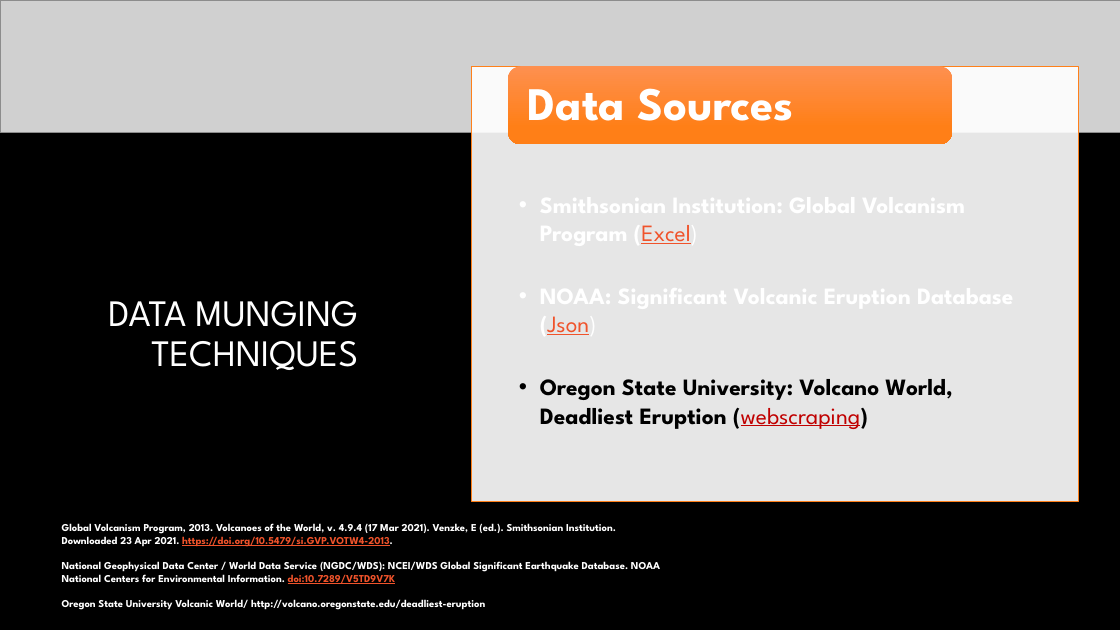
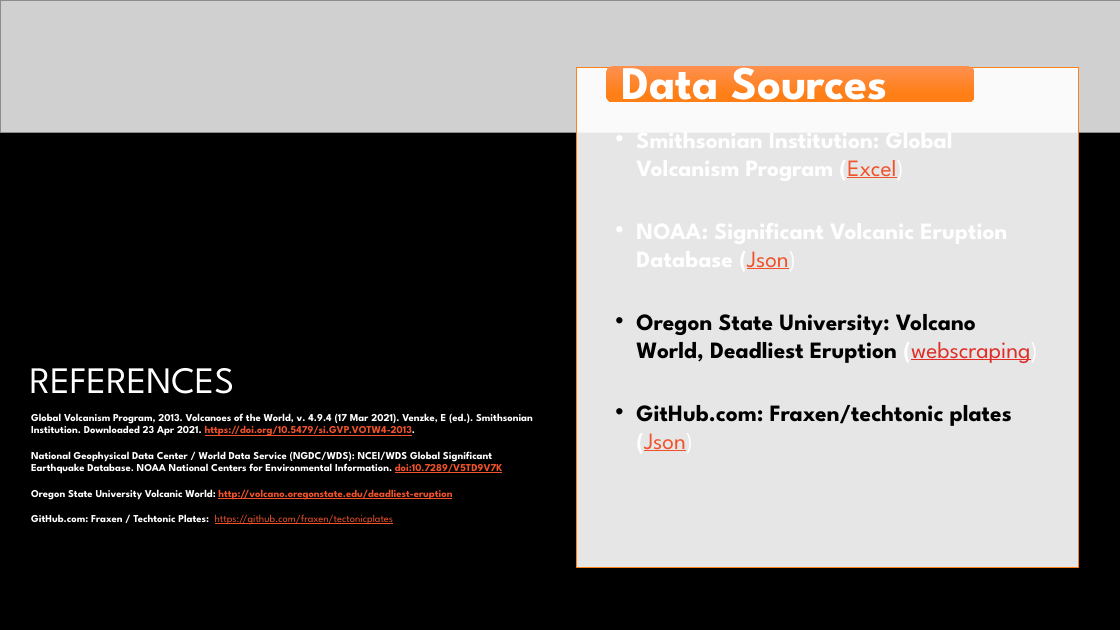
Before and after one commit to ashante112/Project2-Team2, a slide deck: slide 4 of Presentation.pptx. Drawn at 1120x630 pixels with LibreOffice and Linux fonts; fonts in the diff are those of the drawing; grey boxes stand for pictures; background and template pictures are left out. Boxes give left, top, right and bottom in pixels: in the first picture for what was removed or moved away, otherwise in the second. Text is boxed around its words. In the diff, an @@ line names an element or a change of style, - is before the commit and + after.

```diff
--- a/Presentation.pptx
+++ b/Presentation.pptx
@@ text "Data Sources" rewrapped from (x1=528, y1=88, x2=793, y2=121) to (x1=622, y1=52, x2=887, y2=113) @@
@@ text "Smithsonian Institution: Global Volcanism Program ..." moved from (x1=540, y1=225, x2=952, y2=429) to (x1=636, y1=160, x2=1037, y2=451) @@
@@ rectangle resized from (x1=472, y1=66, x2=1079, y2=502) to (x1=576, y1=67, x2=1079, y2=567) @@
@@ rounded rectangle resized from (x1=508, y1=66, x2=953, y2=145) to (x1=607, y1=66, x2=975, y2=103) @@
@@ text at (x1=636, y1=314, x2=1037, y2=363): text colour #000000 to #FFFFFF, text colour #C00000 to #DF2E28, bold off in "(webscraping)" @@
@@ title at (x1=30, y1=368, x2=234, y2=394): text changed @@
-DATA MUNGING TECHNIQUES
+REFERENCES
@@ text "Global Volcanism Program, 2013. Volcanoes ..." moved from (x1=62, y1=523, x2=660, y2=610) to (x1=31, y1=413, x2=533, y2=525) @@
@@ text at (x1=636, y1=405, x2=1012, y2=451): paragraph added @@
+  • GitHub.com: Fraxen/techtonic plates (Json)
@@ text at (x1=31, y1=489, x2=452, y2=525): text changed; text colour #FFFFFF to #F0532B @@
-Oregon State University Volcanic World/ http://volcano.oregonstate.edu/deadliest-eruption
+Oregon State University Volcanic World: http://volcano.oregonstate.edu/deadliest-eruption
+GitHub.com: Fraxen / Techtonic Plates: https://github.com/fraxen/tectonicplates
```
Also in this commit, not shown: 1 other slide changed, 1 slide added.
